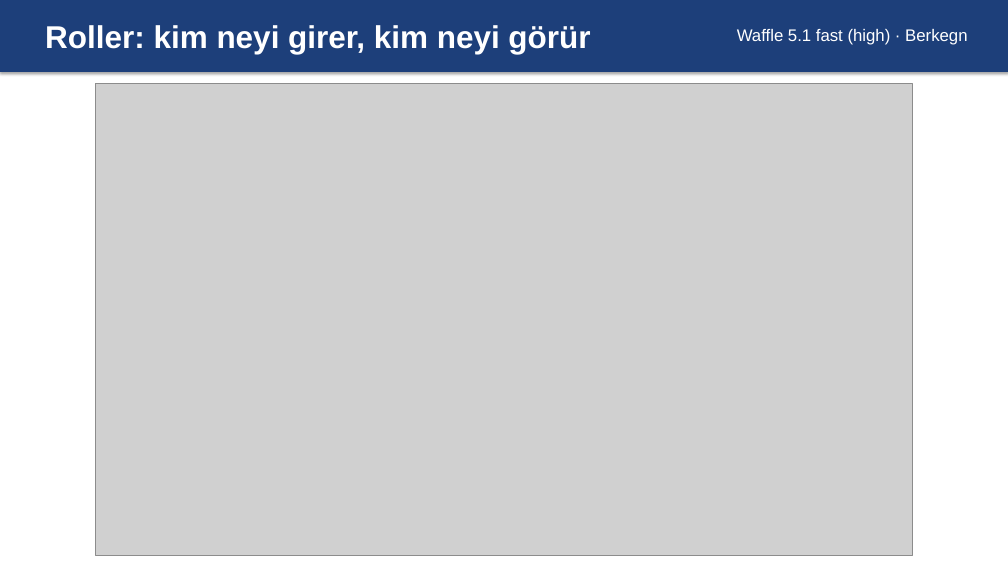
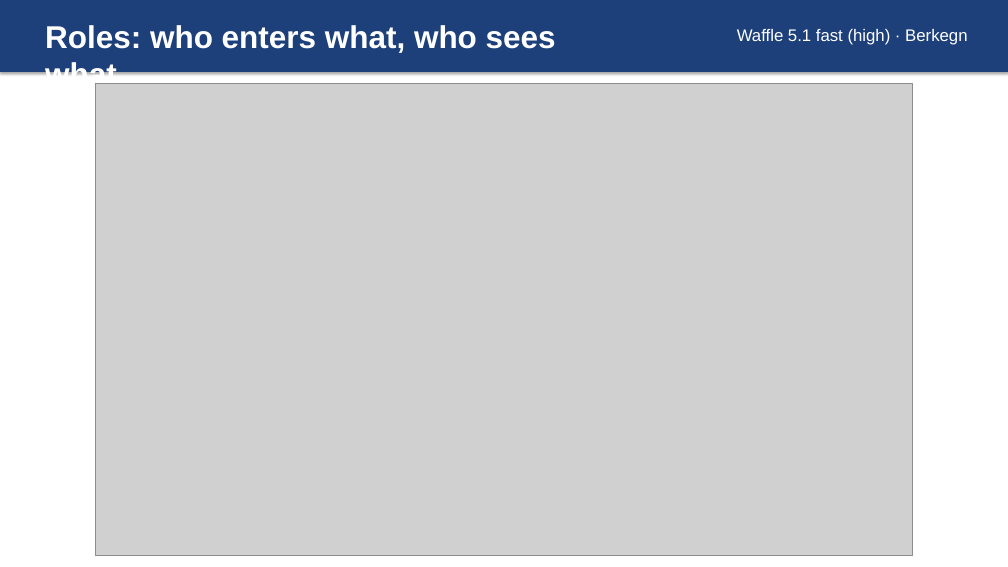
Before and after one commit to EmreSndkc/waffle_v5.1, a slide deck: slide 1 of docs/slides/CSE321_Waffle_5.1_Slides.pptx. Drawn at 1008x567 pixels with LibreOffice and Linux fonts; fonts in the diff are those of the drawing; grey boxes stand for pictures. Boxes give left, top, right and bottom in pixels: in the first picture for what was removed or moved away, otherwise in the second. Text is boxed around its words. In the diff, an @@ line names an element or a change of style, - is before the commit and + after.

```diff
--- a/docs/slides/CSE321_Waffle_5.1_Slides.pptx
+++ b/docs/slides/CSE321_Waffle_5.1_Slides.pptx
@@ text at <box>45,25,556,91</box>: text changed @@
-Roller: kim neyi girer, kim neyi görür
+Roles: who enters what, who sees what
```
Also in this commit, not shown: 5 other slides changed, 1 other file.
